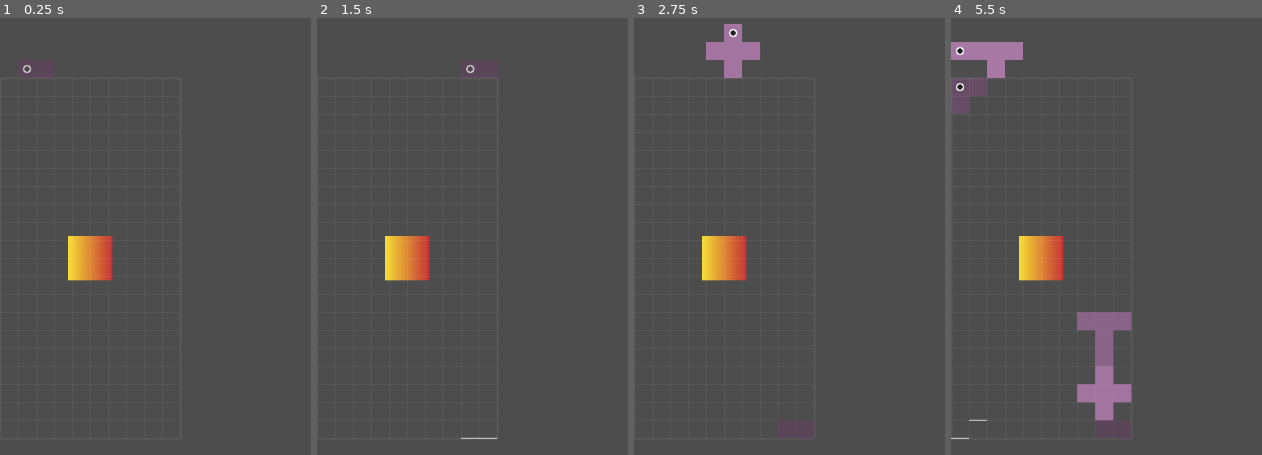
Above: before the commit, frames 1-4 (left to right).
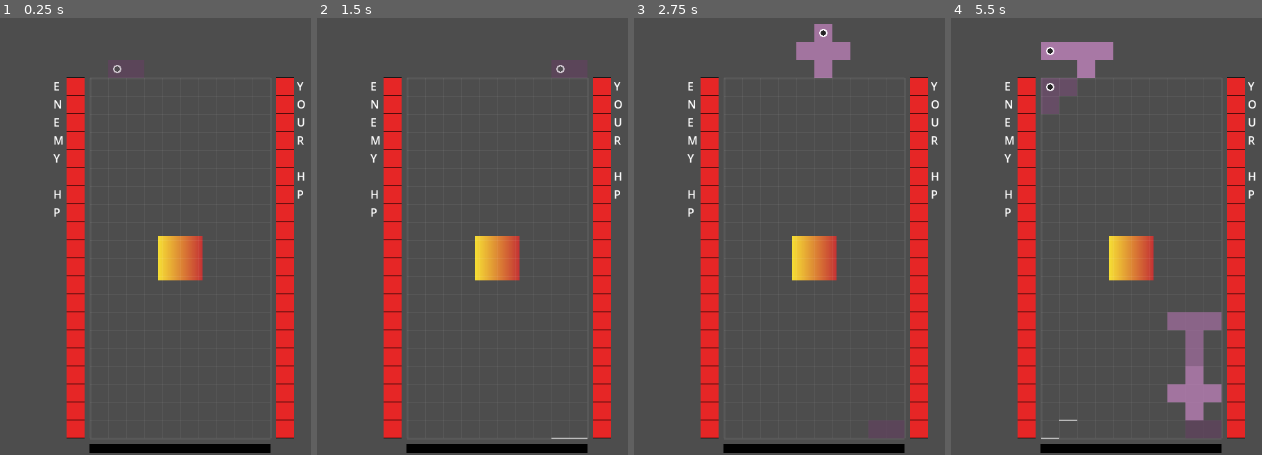
Above: after the commit, the same moments.

Repository: michaellawson96/Polyomino
Game: Godot game, scene res://scenes/Main.tscn
The game is run twice, just before and just after one commit, with the same random seed, the same clock (stepped at 60 frames per second) and the same inputs.
Inputs (mouse positions are in pixels of both pictures, inside the frame that each line leads up to):
- Up to frame 1 (0.25 s): no input
- Up to frame 2 (1.5 s): tap Enter at 0.5 s; move the mouse to (outside the picture) at 0.52 s; hold Right (ui_right) 0.53-1.25 s; hold Space (hard_drop) 0.53-1.25 s; click (outside the picture) at 0.67 s; drag from (556, 253) to (outside the picture) at 1.27 s
- Up to frame 3 (2.75 s): tap Enter at 2 s; move the mouse to (outside the picture) at 2.02 s; hold Right (ui_right) from 2.03 s (still down); hold Space (hard_drop) from 2.03 s (still down)
- Up to frame 4 (5.5 s): release Right (ui_right) at 2.75 s; release Space (hard_drop) at 2.75 s; drag from (outside the picture) to (1109, 162) at 2.77 s; tap Space (hard_drop) at 3.5, 3.8 s; move the mouse to (outside the picture) at 3.52 s; hold Left (ui_left) 3.53-4.25 s; hold Z (rotate_ccw) 3.53-4.25 s; drag from (1109, 162) to (1230, 118) at 4.27 s; move the mouse to (outside the picture) at 5.02 s; hold Down (ui_down) from 5.03 s (still down); hold Space (hard_drop) from 5.03 s (still down); click (outside the picture) at 5.17 s

The runs differ from the first frame. In frame 1, 14% of the frame differs, in the area x 7-99%, y 10-100%; in frame 2, 14%; in frame 3, 16%; in frame 4, 23%, in the area x 0-99%, y 5-100%.

Commit message:
PTP7 Step 5 – HUD: Player/Enemy Health + Points Meter (WIP)

Diff:
--- a/scenes/BattleScene.tscn
+++ b/scenes/BattleScene.tscn
@@ -1,10 +1,11 @@
-[gd_scene load_steps=8 format=3 uid="uid://5wbi0v47xd5f"]
+[gd_scene load_steps=9 format=3 uid="uid://5wbi0v47xd5f"]
 
 [ext_resource type="Script" path="res://scripts/battle/BattleScene.gd" id="1"]
 [ext_resource type="PackedScene" uid="uid://bqds5n5mt0si" path="res://scenes/Board.tscn" id="2"]
 [ext_resource type="Script" path="res://scripts/managers/EffectsManager.gd" id="3"]
 [ext_resource type="Script" path="res://scripts/managers/AudioManager.gd" id="4"]
 [ext_resource type="Resource" uid="uid://t3o7tyxu71jc" path="res://resources/default_battle_config.tres" id="5"]
+[ext_resource type="Script" path="res://scripts/ui/SegmentBar.gd" id="10"]
 
 [sub_resource type="Gradient" id="G1"]
 colors = PackedColorArray(1, 0.9, 0.2, 1, 0.8, 0.2, 0.2, 1)
@@ -32,6 +33,65 @@
 [node name="HUDRoot" type="Control" parent="UIRoot"]
 layout_mode = 3
 anchors_preset = 0
+
+[node name="RightHUD" type="Control" parent="UIRoot/HUDRoot"]
+z_index = 10
+layout_mode = 3
+anchors_preset = 0
+
+[node name="EnemyRail" type="Control" parent="UIRoot/HUDRoot/RightHUD"]
+anchors_preset = 0
+
+[node name="EnemyRailBar" type="Control" parent="UIRoot/HUDRoot/RightHUD/EnemyRail"]
+anchors_preset = 0
+script = ExtResource("10")
+max_value = 20
+value = 20
+
+[node name="EnemyLabel" type="Label" parent="UIRoot/HUDRoot/RightHUD/EnemyRail"]
+layout_mode = 0
+text = "E
+N
+E
+M
+Y
+
+H
+P"
+
+[node name="PlayerRail" type="Control" parent="UIRoot/HUDRoot/RightHUD"]
+anchors_preset = 0
+
+[node name="PlayerRailBar" type="Control" parent="UIRoot/HUDRoot/RightHUD/PlayerRail"]
+anchors_preset = 0
+script = ExtResource("10")
+max_value = 20
+value = 20
+
+[node name="PlayerLabel" type="Label" parent="UIRoot/HUDRoot/RightHUD/PlayerRail"]
+layout_mode = 0
+text = "Y
+O
+U
+R
+
+H
+P"
+
+[node name="APArea" type="Control" parent="UIRoot/HUDRoot/RightHUD"]
+anchors_preset = 0
+
+[node name="APBar" type="Control" parent="UIRoot/HUDRoot/RightHUD/APArea"]
+anchors_preset = 0
+script = ExtResource("10")
+max_value = 500
+vertical = false
+empty_color = Color(0.35, 0.28, 0.02, 1)
+fill_color = Color(0.95, 0.85, 0.25, 1)
+
+[node name="APLabel" type="Label" parent="UIRoot/HUDRoot/RightHUD/APArea"]
+layout_mode = 0
+text = "ACTION POINTS 0/500"
 
 [node name="MenuRoot" type="Control" parent="UIRoot/HUDRoot"]
 visible = false
--- a/scripts/Board.gd
+++ b/scripts/Board.gd
@@ -20,6 +20,8 @@
 signal critical_started(active: bool)
 signal bag_reconfig_ok(ids: Array[String])
 signal bag_reconfig_fail(ids: Array[String])
+signal rows_cleared_blocks(y: int, block_count: int, span_count: int)
+
 
 
 @export_range(1, 100) var board_width: int = 10:
@@ -1040,7 +1042,6 @@
 		occ[cell]=true
 	return ClearCollapseMod.find_full_spans(board_mask, board_width, board_height, occ)
 
-
 func _run_span_clear_cycle(spans: Array) -> void:
 	if spans.is_empty():
 		return
@@ -1058,15 +1059,19 @@
 	row_spans.sort_custom(Callable(self, "_cmp_span_x0"))
 	var cut_ids_row: Array[int] = []
 	var cleared_row := {}
+	var total_blocks: int = 0
 	for seg in row_spans:
 		var x0: int = seg["x0"]
 		var x1: int = seg["x1"]
+		total_blocks += (x1 - x0 + 1)
 		var cut_ids_this := await _clear_span_animate(top_y, x0, x1, cleared_row)
 		for id in cut_ids_this:
 			cut_ids_row.append(id)
 	emit_signal("rows_cleared", top_y, row_spans.size())
+	emit_signal("rows_cleared_blocks", top_y, total_blocks, row_spans.size())
 	_convert_survivors_to_rubble(cut_ids_row)
 	_masked_collapse_after_clear_one_row(cleared_row, top_y, row_spans)
+
 
 func int_dict_keys(d:Dictionary) -> Array[int]:
 	var out:Array[int]=[]
--- a/scripts/battle/BattleScene.gd
+++ b/scripts/battle/BattleScene.gd
@@ -12,6 +12,25 @@
 var _menu_open: bool = false
 var _menu_mode: String = "" # "toggle" or "hold"
 var _hold_active: bool = false
+
+@onready var enemy_bar: Control = $UIRoot/HUDRoot/RightHUD/EnemyRail/EnemyRailBar
+@onready var enemy_label: Label = $UIRoot/HUDRoot/RightHUD/EnemyRail/EnemyLabel
+@onready var player_bar: Control = $UIRoot/HUDRoot/RightHUD/PlayerRail/PlayerRailBar
+@onready var player_label: Label = $UIRoot/HUDRoot/RightHUD/PlayerRail/PlayerLabel
+@onready var ap_bar: Control = $UIRoot/HUDRoot/RightHUD/APArea/APBar
+@onready var ap_label: Label = $UIRoot/HUDRoot/RightHUD/APArea/APLabel
+
+var _hp_player: int = 20
+var _hp_player_max: int = 20
+var _hp_enemy: int = 20
+var _hp_enemy_max: int = 20
+var _ap: int = 0
+var _ap_max: int = 500
+var _combo: int = 0
+var _combo_timer: Timer = null
+var _gap_px: int = 8
+var _bar_w: int = 0
+
 
 
 func _ready() -> void:
@@ -36,6 +55,11 @@
 	_setup_board_via_mask()
 	_apply_battle_palette_overrides()
 	call_deferred("_position_enemy_placeholder")
+	_setup_combo_timer()
+	_connect_board_hud_signals()
+	_update_bars_geometry()
+	_update_bars_values()
+
 
 func _ensure_menu_actions() -> void:
 	if not InputMap.has_action("battle_menu_toggle"):
@@ -240,3 +264,109 @@
 func _exit_tree() -> void:
 	if typeof(Palette) != TYPE_NIL:
 		Palette.clear_runtime_overrides()
+
+func _update_bars_geometry() -> void:
+	if _board == null:
+		return
+	var cell: int = 26
+	if "cell_size" in _board:
+		cell = int(_board.cell_size)
+	var cols: int = 10
+	if "board_width" in _board:
+		cols = int(_board.board_width)
+	var rows: int = 20
+	if "board_height" in _board:
+		rows = int(_board.board_height)
+	_bar_w = max(12, cell)
+	var board_px_w: int = cols * cell
+	var board_px_h: int = rows * cell
+
+	# Shift board right to make room for left rail + label
+	var desired_left_margin: int = _bar_w * 5
+	var current_left := int(_board.position.x)
+	if current_left < desired_left_margin:
+		_board.position.x = float(desired_left_margin)
+
+	# Enemy rail (left of board), label to its left
+	if enemy_bar and enemy_label:
+		var ex: float = _board.position.x - float(_gap_px) - float(_bar_w)
+		var ey: float = _board.position.y
+		var label_w: float = float(enemy_label.size.x)
+		enemy_label.position = Vector2(0, 0)
+		enemy_bar.position = Vector2(label_w + 4.0, 0.0)
+		var enemy_root := enemy_bar.get_parent() as Control
+		if enemy_root:
+			enemy_root.position = Vector2(ex - label_w - 4.0, ey)
+		enemy_bar.custom_minimum_size = Vector2(float(_bar_w), float(board_px_h))
+		enemy_bar.size = enemy_bar.custom_minimum_size
+
+	# Player rail (right of board), label to its right
+	if player_bar and player_label:
+		var px: float = _board.position.x + float(board_px_w) + float(_gap_px)
+		var py: float = _board.position.y
+		player_bar.position = Vector2(0, 0)
+		var player_root := player_bar.get_parent() as Control
+		if player_root:
+			player_root.position = Vector2(px, py)
+		player_bar.custom_minimum_size = Vector2(float(_bar_w), float(board_px_h))
+		player_bar.size = player_bar.custom_minimum_size
+		player_label.position = Vector2(float(_bar_w) + 4.0, 0.0)
+
+	# AP bar (bottom of board)
+	if ap_bar and ap_label:
+		var ax: float = _board.position.x
+		var ay: float = _board.position.y + float(board_px_h) + float(_gap_px)
+		var ap_root := ap_bar.get_parent() as Control
+		if ap_root:
+			ap_root.position = Vector2(ax, ay)
+		ap_bar.position = Vector2(0, 0)
+		ap_bar.custom_minimum_size = Vector2(float(board_px_w), float(max(10, int(cell * 0.5))))
+		ap_bar.size = ap_bar.custom_minimum_size
+		ap_label.position = Vector2(0.0, float(ap_bar.size.y + 4.0))
+
+func _update_bars_values() -> void:
+	if enemy_bar:
+		enemy_bar.set("max_value", _hp_enemy_max)
+		enemy_bar.set("value", _hp_enemy)
+	if player_bar:
+		player_bar.set("max_value", _hp_player_max)
+		player_bar.set("value", _hp_player)
+	if ap_bar:
+		ap_bar.set("max_value", _ap_max)
+		ap_bar.set("value", _ap)
+	if ap_label:
+		ap_label.text = "ACTION POINTS " + str(_ap) + "/" + str(_ap_max)
+
+func _connect_board_hud_signals() -> void:
+	if _board == null:
+		return
+	if _board.has_signal("rows_cleared_blocks"):
+		_board.connect("rows_cleared_blocks", Callable(self, "_on_rows_cleared_blocks"))
+
+func _setup_combo_timer() -> void:
+	_combo_timer = Timer.new()
+	_combo_timer.one_shot = true
+	_combo_timer.autostart = false
+	_combo_timer.wait_time = 1.2
+	add_child(_combo_timer)
+	_combo_timer.connect("timeout", Callable(self, "_on_combo_timeout"))
+
+func _on_combo_timeout() -> void:
+	_combo = 0
+
+func _increment_combo() -> void:
+	if _combo <= 0:
+		_combo = 1
+	else:
+		_combo += 1
+
+func _reset_combo_timer() -> void:
+	if _combo_timer != null:
+		_combo_timer.start()
+
+func _on_rows_cleared_blocks(y: int, block_count: int, span_count: int) -> void:
+	_increment_combo()
+	var award: int = max(0, block_count) * max(1, _combo)
+	_ap = clamp(_ap + award, 0, _ap_max)
+	_update_bars_values()
+	_reset_combo_timer()
--- /dev/null
+++ b/scripts/ui/SegmentBar.gd
@@ -0,0 +1,46 @@
+extends Control
+class_name SegmentBar
+
+@export var max_value: int = 100: set = set_max_value
+@export var value: int = 0: set = set_value
+@export var vertical: bool = true
+@export var empty_color: Color = Color(0.35, 0.05, 0.05, 1.0)
+@export var fill_color: Color = Color(0.9, 0.15, 0.15, 1.0)
+@export var grid_color: Color = Color(0, 0, 0, 1)
+@export var grid_px: float = 1.0
+
+func set_max_value(v: int) -> void:
+	max_value = max(1, v)
+	value = clamp(value, 0, max_value)
+	queue_redraw()
+
+func set_value(v: int) -> void:
+	value = clamp(v, 0, max_value)
+	queue_redraw()
+
+func _draw() -> void:
+	var r := Rect2(Vector2.ZERO, size)
+	if r.size.x <= 0.0 or r.size.y <= 0.0:
+		return
+	draw_rect(r, empty_color, true)
+	if max_value <= 0:
+		return
+	if vertical:
+		var cell_h: float = r.size.y / float(max_value)
+		var fill_h: float = cell_h * float(value)
+		if fill_h > 0.0:
+			var y0: float = r.size.y - fill_h
+			draw_rect(Rect2(Vector2(0, y0), Vector2(r.size.x, fill_h)), fill_color, true)
+		var y: float = r.size.y
+		for i in range(max_value + 1):
+			draw_line(Vector2(0, y), Vector2(r.size.x, y), grid_color, grid_px)
+			y -= cell_h
+	else:
+		var cell_w: float = r.size.x / float(max_value)
+		var fill_w: float = cell_w * float(value)
+		if fill_w > 0.0:
+			draw_rect(Rect2(Vector2(0, 0), Vector2(fill_w, r.size.y)), fill_color, true)
+		var x: float = 0.0
+		for i in range(max_value + 1):
+			draw_line(Vector2(x, 0), Vector2(x, r.size.y), grid_color, grid_px)
+			x += cell_w
